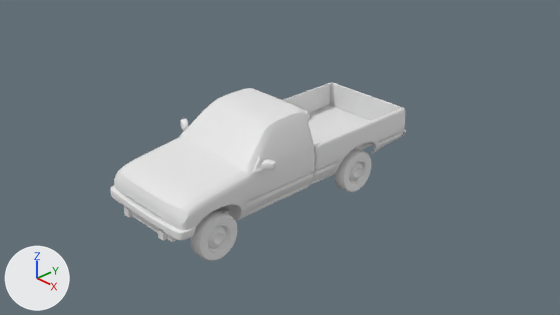
A saved change to the Blender file Assets/Models/Tacoma/Tacoma.blend.
One viewpoint serves both versions: the file's camera 'Camera'. Arrows for +X, +Y and +Z are at lower left; the lights stay in place.

The first picture shows 'Body', 'BumperFront', 'Door.L', 'Frame', 'Grille', 'Hood', 'Tailgate', 'WheelF.l', 'WheelR.l', 'WingMirror.L', 'WingMirror.L.001'.
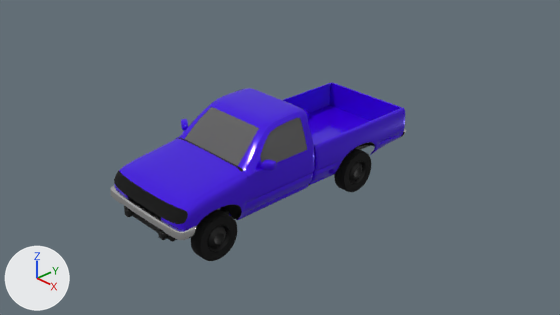
Changed parts and their boxes [x1, y1, x2, y2] in the pictures (560 x 315 px):
'Hood', recoloured: [120, 139, 241, 209] in both
'Door.L', reshaped: before [244, 113, 313, 212]; after [244, 111, 313, 212]
'Tailgate', recoloured: [334, 83, 400, 121] in both
'Grille', recoloured (white to black): [114, 171, 188, 224] in both
'BumperFront', recoloured (white to grey): [110, 186, 196, 240] in both
'Frame', recoloured (grey to black): [124, 145, 371, 242] in both
'WingMirror.L', recoloured: [253, 157, 277, 172] in both
'WingMirror.L.001', recoloured: [181, 119, 190, 131] in both
'Door.L.001', reshaped (not visible before): after [174, 88, 245, 140]
part 1 of me_cube, recoloured: [114, 82, 405, 230] in both
part 2 of me_cube, recoloured (grey to black): [179, 138, 244, 220] in both
part 3 of me_cube, recoloured (white to grey): [185, 107, 259, 166] in both
part 4 of me_cube_001, built on: before [249, 113, 311, 168]; after [174, 88, 313, 210]
part 5 of me_cube_001, recoloured: [178, 119, 297, 212] in both
part 6 of me_cube_007, recoloured (grey to black): [191, 148, 371, 261] in both
part 7 of me_cube_007, recoloured (grey to black): [200, 153, 371, 260] in both
part 8 of me_cube_007, recoloured (grey to black): [208, 161, 366, 252] in both

Edits to the bpy script that builds the scene:
```text
Change me_cube:
    where me_cube.from_pydata(...)  # 383 vertices, 328 faces; spans x 0.0..0.8, y -2.35..1.9, z -0.29..0.92
    me_cube part 1: 272 of the faces centred in x 0.18..0.8, y -2.35..1.9, z -0.29..0.91 switch from mat_material (white #e7e7e7) to mat_body (purple #4200e7)
    me_cube part 2: 36 of the faces centred in x 0.19..0.72, y -2.33..-1.28, z -0.28..0.44 switch from mat_material (white #e7e7e7) to mat_plasticblack (black #000000)
    me_cube part 3: all 8 faces centred in x 0.19..0.48, y -1.24..-0.05, z 0.47..0.77 switch from mat_material (white #e7e7e7) to mat_glass (dark grey #606060)
Change me_cube_001:
    remove me_cube_001.from_pydata(...)  # 55 vertices, 40 faces; spans x -0.109..0.122, y -0.144..1.035, z -0.342..0.749
    add me_cube_001.from_pydata(...)  # 153 vertices, 123 faces; spans x -0.109..0.122, y -0.144..1.035, z -0.342..0.749
    me_cube_001 part 4: 4 vertices moved from x -0.069..0.0, y 0.371..0.747, z 0.491..0.686 to x -0.071..0.086, y 0.371..0.747, z 0.258..0.699; 3 vertices removed from x -0.069..0.019, y 0.238..1.035, z 0.491..0.686; 69 vertices added at x -0.109..0.122, y -0.109..1.035, z -0.342..0.748
    me_cube_001 part 5: 14 faces spanning x -0.109..0.122, y -0.144..0.747, z -0.342..0.742 switch from mat_material (white #e7e7e7) to mat_body (purple #4200e7)
    add me_cube_001.materials.append(mat_glass)  # dark grey #606060
    add me_cube_001.materials.append(mat_plasticblack)  # black #000000
Change me_cube_003:
    where me_cube_003.from_pydata(...)  # 56 vertices, 43 faces; spans x 0.0..0.805, y -2.411..-2.107, z -0.12..0.02
    remove me_cube_003.materials.append(mat_material)  # white #e7e7e7
    add me_cube_003.materials.append(mat_chrome)  # white #e7e7e7
Change me_cube_004:
    where me_cube_004.from_pydata(...)  # 26 vertices, 18 faces; spans x 0.0..0.779, y -2.355..-2.165, z 0.05..0.253
    remove me_cube_004.materials.append(mat_material)  # white #e7e7e7
    add me_cube_004.materials.append(mat_plasticblack)  # black #000000
Change me_cube_005:
    where me_cube_005.from_pydata(...)  # 18 vertices, 14 faces; spans x 0.0..0.667, y -0.025..0.025, z 0.0..0.4
    remove me_cube_005.materials.append(mat_material)  # white #e7e7e7
    add me_cube_005.materials.append(mat_body)  # purple #4200e7
Change me_plane:
    where me_plane.from_pydata(...)  # 62 vertices, 59 faces; spans x 0.0..0.54, y -1.48..2.81, z 0.0..0.3
    add me_plane.materials.append(mat_paintedmetal)  # black #000000
Change me_cube_007:
    where me_cube_007.from_pydata(...)  # 256 vertices, 258 faces; spans x -0.097..0.098, y -0.32..0.32, z -0.32..0.32
    used by ob_wheelf_l; location = (0.676, -1.771, -0.324); rotation_euler = (0.0, 0.0, 3.142), in degrees (0, 0, 180)
    me_cube_007 part 6: 96 of the faces centred in x 0.0..0.098, y -0.317..0.317, z -0.317..0.317 switch from mat_material (white #e7e7e7) to mat_plasticblack (black #000000)
    me_cube_007 part 7: 64 of the faces centred in x -0.097..-0.092, y -0.282..0.282, z -0.282..0.282 switch from mat_material (white #e7e7e7) to mat_plasticblack (black #000000)
    me_cube_007 part 8: 97 of the faces centred in x -0.094..-0.072, y -0.177..0.177, z -0.177..0.177 switch from mat_material (white #e7e7e7) to mat_paintedmetal (black #000000)
Change me_cube_011:
    where me_cube_011.from_pydata(...)  # 32 vertices, 21 faces; spans x 0.0..0.676, y -1.006..0.006, z -0.208..0.0
    remove me_cube_011.materials.append(mat_material)  # white #e7e7e7
    add me_cube_011.materials.append(mat_body)  # purple #4200e7
Change me_cube_013:
    where me_cube_013.from_pydata(...)  # 22 vertices, 17 faces; spans x 0.015..0.317, y -0.009..0.235, z 0.262..0.411
    remove me_cube_013.materials.append(mat_material)  # white #e7e7e7
    add me_cube_013.materials.append(mat_body)  # purple #4200e7
```
